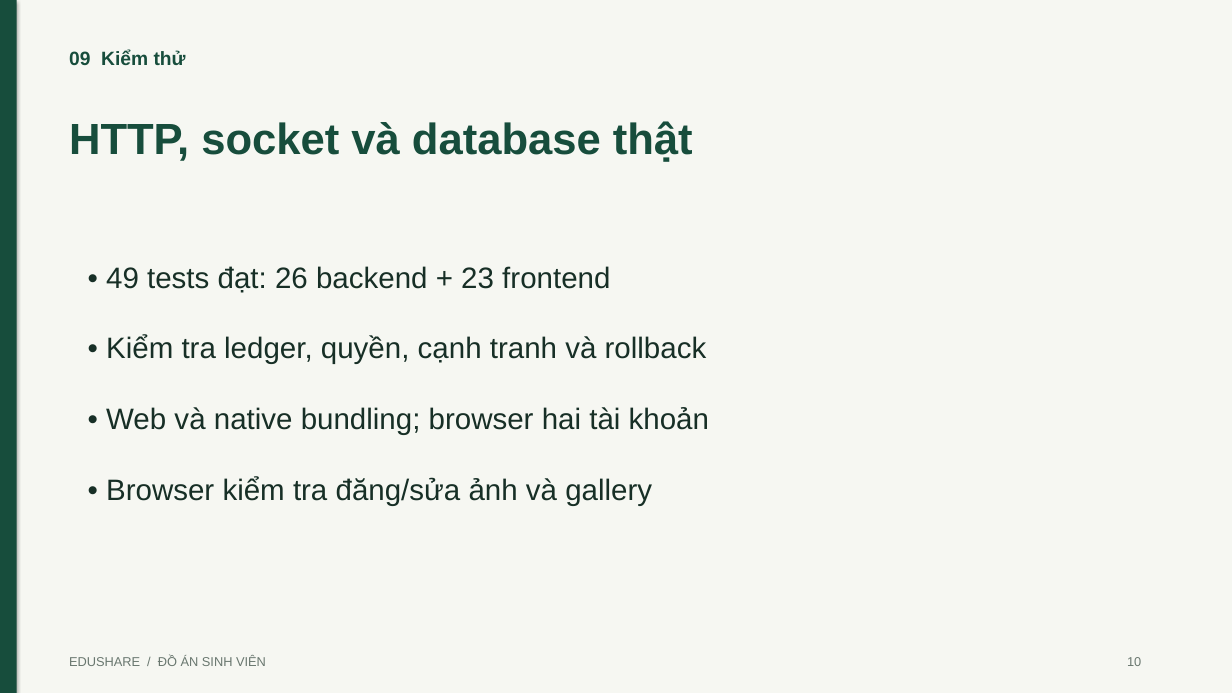
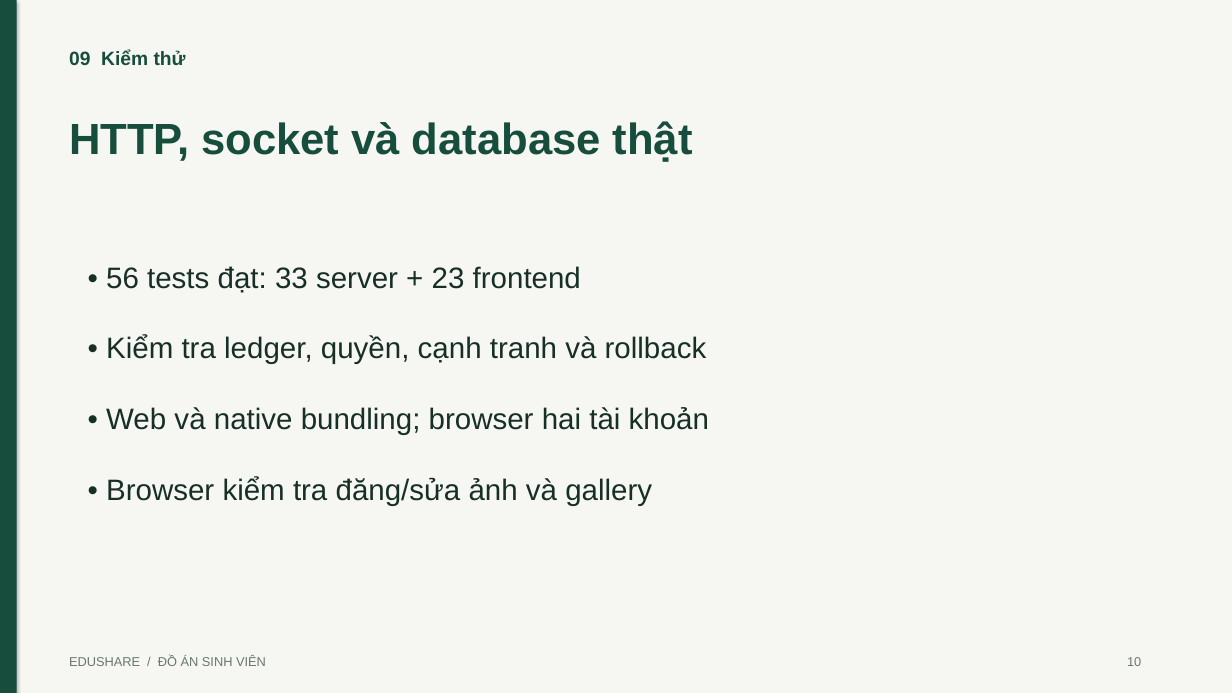
Before and after one commit to TanTai08/AppEduShare, a slide deck: slide 10 of docs/EduShare_Thuyet_Trinh.pptx. Drawn at 1232x693 pixels with LibreOffice and Linux fonts; fonts in the diff are those of the drawing. Boxes give left, top, right and bottom in pixels: in the first picture for what was removed or moved away, otherwise in the second. Text is boxed around its words. In the diff, an @@ line names an element or a change of style, - is before the commit and + after.

```diff
--- a/docs/EduShare_Thuyet_Trinh.pptx
+++ b/docs/EduShare_Thuyet_Trinh.pptx
@@ text at box(106, 266, 581, 293): text changed @@
-• 49 tests đạt: 26 backend + 23 frontend
+• 56 tests đạt: 33 server + 23 frontend
```
Also in this commit, not shown: 3 other slides changed, 1 slide added, 39 other files.
